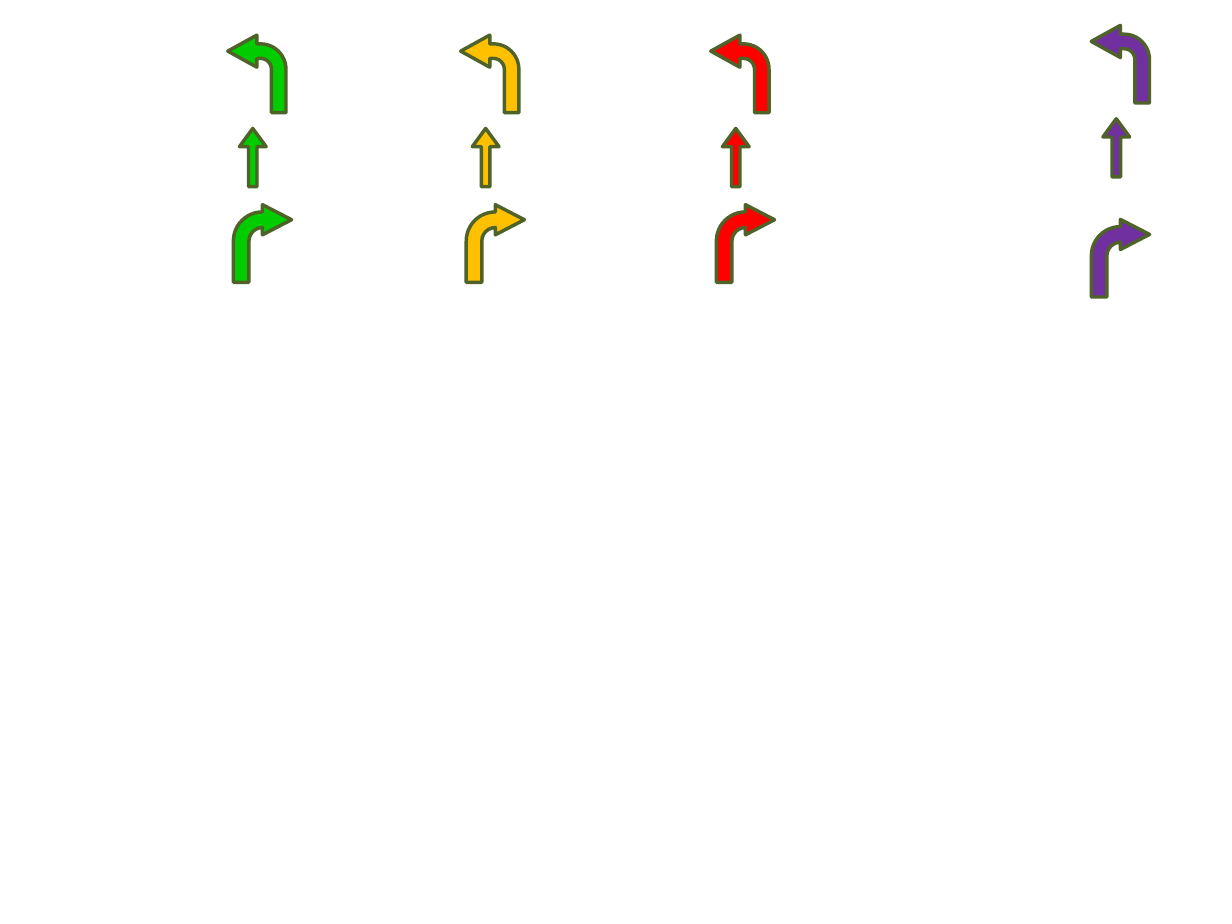
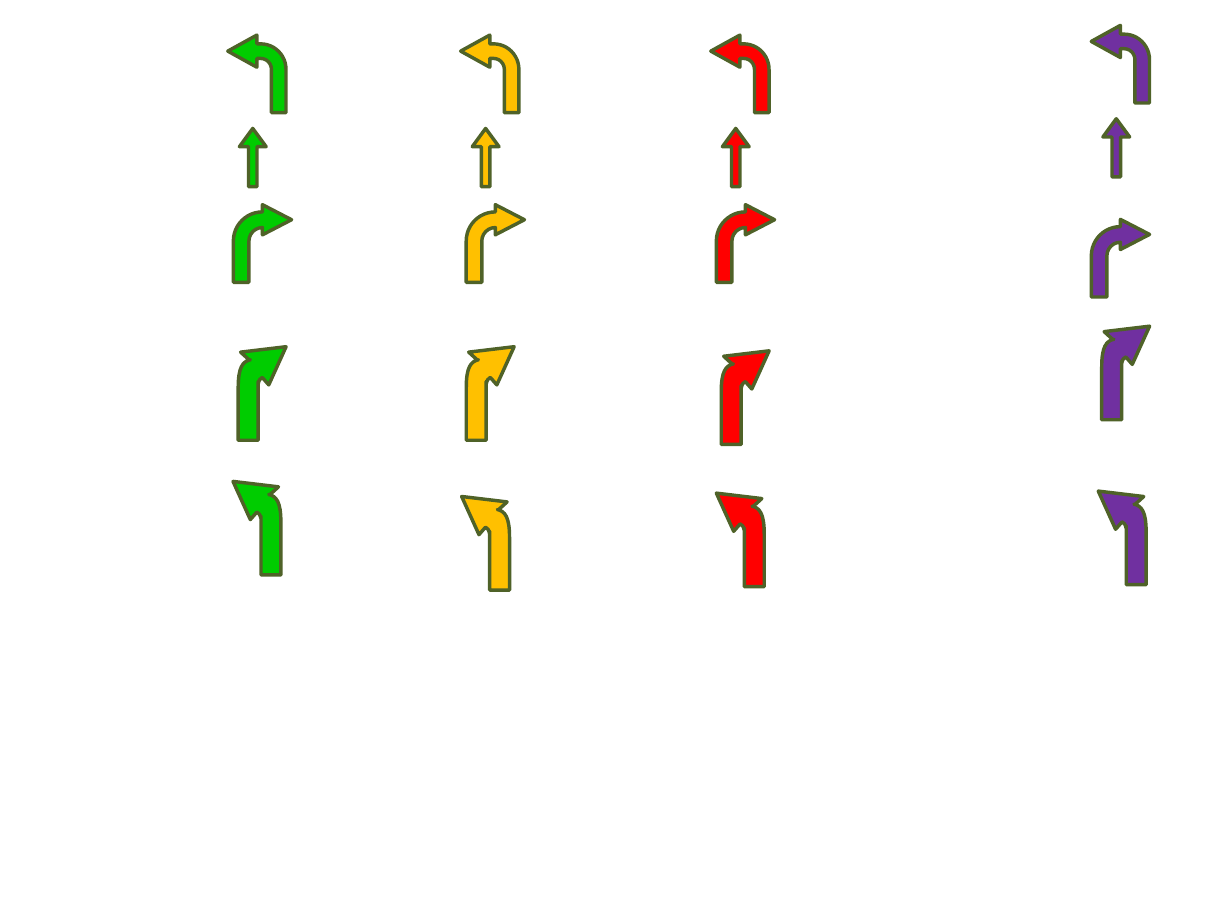
Before and after one commit to johny1614/magazyn, a slide deck: slide 6 of obrazy.pptx. Drawn at 1232x924 pixels with LibreOffice and Linux fonts; fonts in the diff are those of the drawing. Boxes give left, top, right and bottom in pixels: in the first picture for what was removed or moved away, otherwise in the second. Text is boxed around its words. In the diff, an @@ line names an element or a change of style, - is before the commit and + after.

```diff
--- a/obrazy.pptx
+++ b/obrazy.pptx
@@ freeform shape added at bbox=[1101, 326, 1149, 420], fill #7030A0, outline #4F6228 2 pt @@
@@ freeform shape added at bbox=[238, 346, 286, 440], fill #00CC00, outline #4F6228 2 pt @@
@@ freeform shape added at bbox=[466, 346, 514, 440], fill #FFC000, outline #4F6228 2 pt @@
@@ freeform shape added at bbox=[721, 351, 769, 445], fill #FF0000, outline #4F6228 2 pt @@
@@ freeform shape added at bbox=[233, 482, 281, 575], fill #00CC00, outline #4F6228 2 pt @@
@@ freeform shape added at bbox=[462, 496, 510, 590], fill #FFC000, outline #4F6228 2 pt @@
@@ freeform shape added at bbox=[717, 493, 765, 586], fill #FF0000, outline #4F6228 2 pt @@
@@ freeform shape added at bbox=[1098, 492, 1146, 585], fill #7030A0, outline #4F6228 2 pt @@
```
Also in this commit, not shown: 2 other files.
